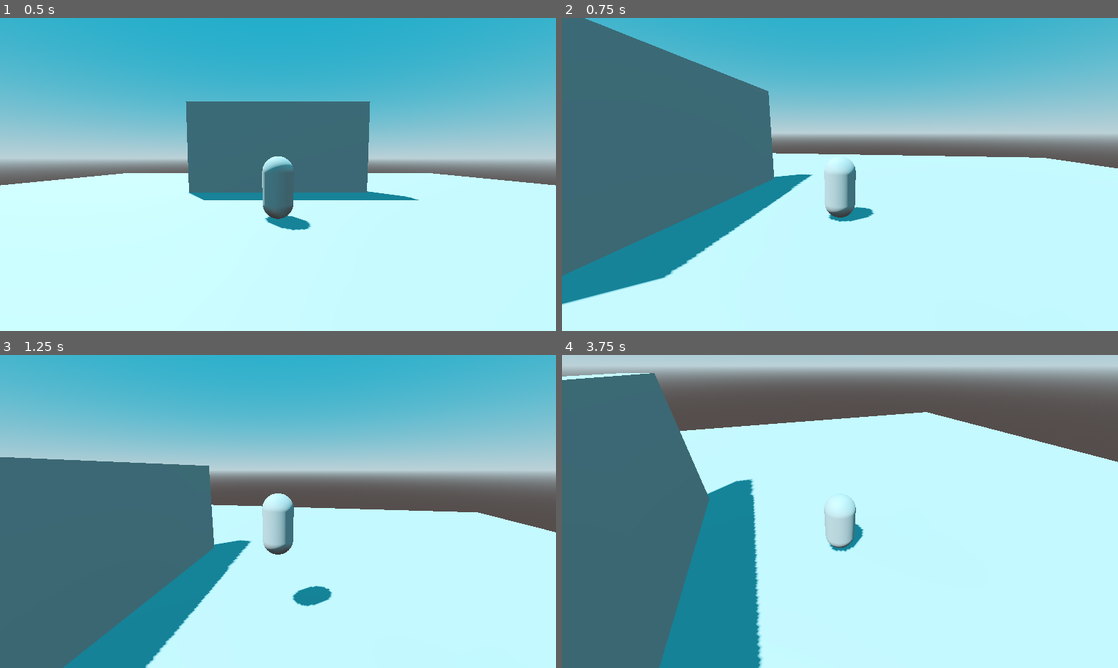
Above: before the commit, frames 1-4 (two rows, left to right).
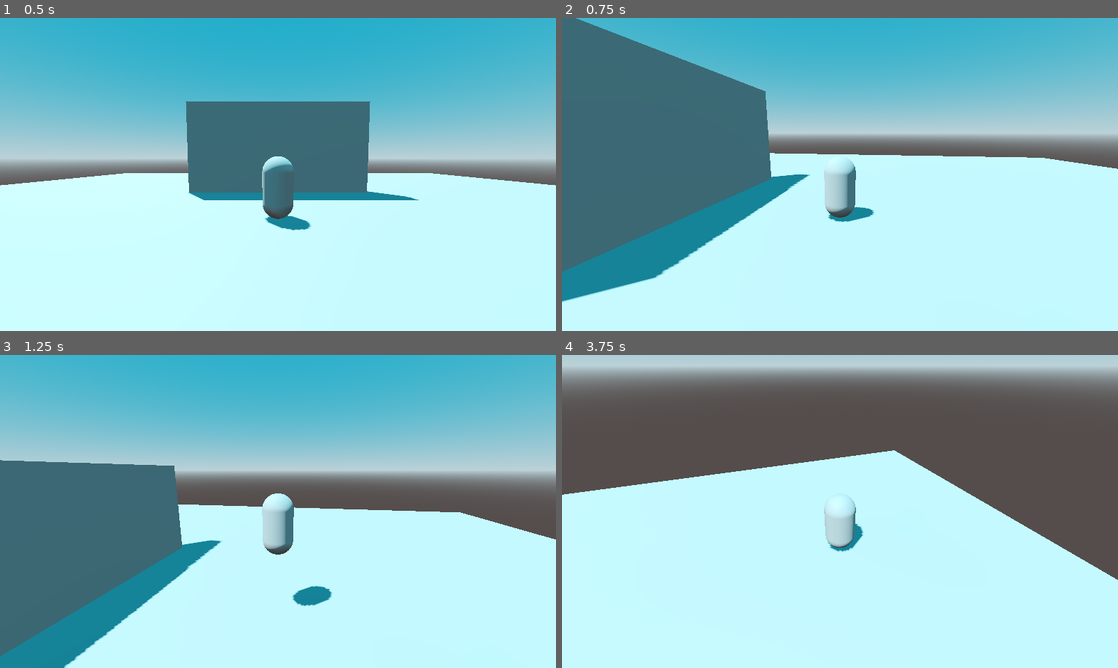
Above: after the commit, the same moments.

Repository: luis-be/GODOT_3D
Game: Godot game, scene res://scenes/levels/level.tscn
Same seed, same stepped clock (60 frames per second), same inputs: the game is played once before the commit and once after it.
Inputs (mouse positions are in pixels of both pictures, inside the frame that each line leads up to):
- Up to frame 1 (0.5 s): no input
- Up to frame 2 (0.75 s): tap Enter at 0.5 s; move the mouse to (962, 158) at 0.52 s; hold D (right) from 0.53 s (still down)
- Up to frame 3 (1.25 s): keep holding D (right); tap Space (jump) at 0.77 s
- Up to frame 4 (3.75 s): move the mouse to (728, 527) at 1.27 s; release D (right) at 1.28 s; hold S (backward) 1.28-2.03 s; tap Space (jump) at 1.52, 3.02 s; move the mouse to (895, 442) at 2.02 s; hold D (right) 2.03-2.78 s; move the mouse to (812, 574) at 2.77 s; hold W (forward) 2.78-3.53 s; move the mouse to (1006, 558) at 3.52 s; hold A (left) from 3.53 s (still down)

Frame 1 is identical in both runs. In frame 2, 1.4% of the frame differs, in the area x 0-100%, y 0-92%; in frame 3, 10%; in frame 4, 43%, in the area x 0-100%, y 5-100%.

Commit message:
updated
movimiento

Diff:
--- a/scenes/entities/player/player.gd
+++ b/scenes/entities/player/player.gd
@@ -26,10 +26,17 @@
 
 func move_logic(delta) -> void:
 	movement_input = Input.get_vector("left","right","forward","backward").rotated(-camera.global_rotation.y)
-	var vel_2d = Vector2(velocity.x, velocity.y)
+	var vel_2d = Vector2(velocity.x, velocity.z)
 
 	if movement_input != Vector2.ZERO:
 		vel_2d += movement_input*base_speed*delta
+		vel_2d = vel_2d.limit_length(base_speed)
+		velocity.x = vel_2d.x
+		velocity.z = vel_2d.y
+	else:
+		vel_2d = vel_2d.move_toward(Vector2.ZERO, base_speed* 4.0 * delta)
+		velocity.x = vel_2d.x
+		velocity.z = vel_2d.y
 
 func jump_logic(delta) -> void:
 	if is_on_floor():
